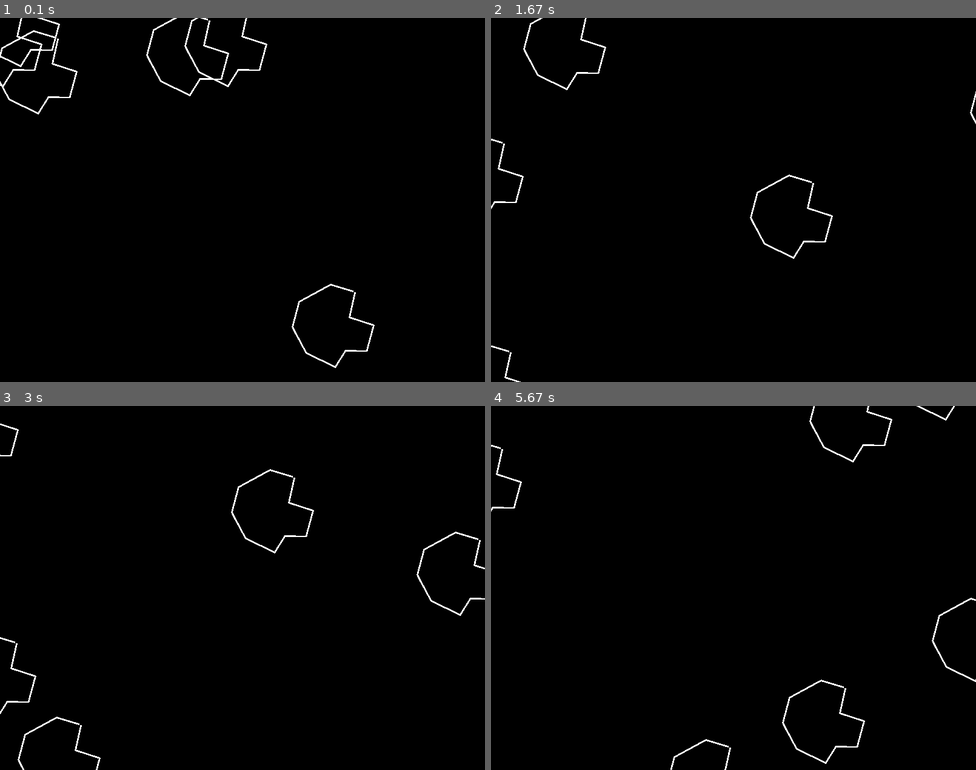
Above: before the commit, frames 1-4 (two rows, left to right).
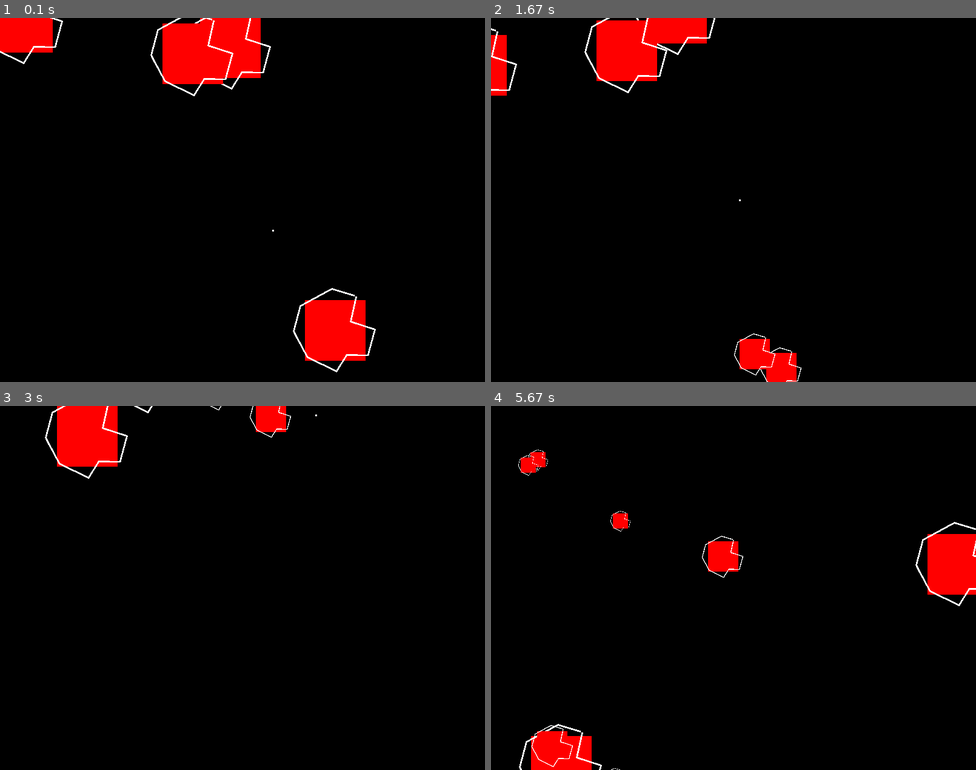
Above: after the commit, the same moments.

Repository: sd18spring/InteractiveProgramming
Game: pygame game, started from Asteroid.py
Same seed, same stepped clock (60 frames per second), same inputs: the game is played once before the commit and once after it.
Inputs:
- Up to frame 1 (0.1 s): no input
- Up to frame 2 (1.67 s): no input
- Up to frame 3 (3 s): no input
- Up to frame 4 (5.67 s): no input

The runs differ from the first frame. In frame 1, 7.4% of the frame differs, in the area x 0-78%, y 0-98%; in frame 2, 5.2%; in frame 3, 3.5%; in frame 4, 4.9%.

Commit message:
added projectile class

Diff:
--- a/Asteroid.py
+++ b/Asteroid.py
@@ -4,7 +4,7 @@
 import math
 import random
 class Asteroid():
-    def __init__(self,x,y,speed,direction):
+    def __init__(self,x,y,speed,direction,gameDisplay):
         self.x = x
         self.y = y
         self.speed = speed
@@ -13,9 +13,10 @@
         self.image.set_colorkey((0,0,0)) # Sets the Asteroids Blackness to be transparent
         self.w, self.h = self.image.get_size() # Gets the Asteroid's width and height
         self.destroyed = False
-    def update(self,gameDisplay):
+        self.gameDisplay = gameDisplay
+    def update(self):
         if(not self.destroyed): # once the asteroid is destroyed, it will stop redrawing the asteroid
-            width, height = gameDisplay.get_size() # gets the display's width and length
+            width, height = self.gameDisplay.get_size() # gets the display's width and length
             self.x = self.x + (self.speed * math.cos(self.direction))  # Sets the Asteroid's to a small change in space
             self.y = self.y + (self.speed * math.sin(self.direction))
             if(self.x >= width): # If the asteroid's coordinate goes outside of the window, set that coordinate to the other side of the map
@@ -26,54 +27,59 @@
                 self.y = 0 - self.h
             elif(self.y <= 0 - self.h):
                 self.y = height
-            self.rect = pygame.Rect((self.x,self.y),(self.x+self.w,self.y+self.h))
-            gameDisplay.blit(self.image,(self.x,self.y)) # draws the asteroid on the screen
+            self.rect = pygame.Rect((self.x + self.shrinkage / 2,self.y + self.shrinkage / 2),(self.w - self.shrinkage,self.h - self.shrinkage))
+            pygame.draw.rect(self.gameDisplay,(255,0,0),self.rect)
+            self.gameDisplay.blit(self.image,(self.x,self.y)) # draws the asteroid on the screen
 class LargeAsteroid(Asteroid):
-    def __init__(self,x,y,speed,direction):
-        super().__init__(x,y,speed,direction)
+    def __init__(self,x,y,speed,direction,gameDisplay):
+        super().__init__(x,y,speed,direction,gameDisplay)
         self.image = pygame.transform.scale(self.image,(self.w // 2,self.h // 2)) # scales the asteroid to size
         self.w,self.h = self.image.get_size()
-        self.rect = pygame.Rect((self.x,self.y),(self.x+self.w,self.y+self.h))
+        self.shrinkage = 50
+        self.rect = pygame.Rect((self.x + self.shrinkage / 2,self.y + self.shrinkage / 2),(self.w - self.shrinkage,self.h - self.shrinkage))
     def destroy(self):
         if(not self.destroyed):
             self.destroyed = True
             MedAster = []
             for i in range(2):
-                MedAster.append(MediumAsteroid(self.x,self.y,self.speed*1.5,random.uniform(0,2*math.pi))) #makes two more medium asteroids in it's place with random directions
+                MedAster.append(MediumAsteroid(self.x,self.y,self.speed*1.5,random.uniform(0,2*math.pi),self.gameDisplay)) #makes two more medium asteroids in it's place with random directions
             return MedAster
-        return None
+        return []
 class MediumAsteroid(Asteroid):
-    def __init__(self,x,y,speed,direction):
-        super().__init__(x,y,speed,direction)
+    def __init__(self,x,y,speed,direction,gameDisplay):
+        super().__init__(x,y,speed,direction,gameDisplay)
         self.image = pygame.transform.scale(self.image,(self.w // 4,self.h // 4)) # half as big as large asteroid
         self.w,self.h = self.image.get_size()
-        self.rect = pygame.Rect((self.x,self.y),(self.x+self.w,self.y+self.h))
+        self.shrinkage = 25
+        self.rect = pygame.Rect((self.x + self.shrinkage / 2,self.y + self.shrinkage / 2),(self.w - self.shrinkage,self.h - self.shrinkage))
     def destroy(self):
         if(not self.destroyed):
             self.destroyed = True
             SmallAster = []
             for i in range(2):
-                SmallAster.append(SmallAsteroid(self.x,self.y,self.speed*1.5,random.uniform(0,2*math.pi))) #makes two more medium asteroids in it's place with random directions
+                SmallAster.append(SmallAsteroid(self.x,self.y,self.speed*1.5,random.uniform(0,2*math.pi),self.gameDisplay)) #makes two more medium asteroids in it's place with random directions
             return SmallAster
-        return None
+        return []
 class SmallAsteroid(Asteroid):
-    def __init__(self,x,y,speed,direction):
-        super().__init__(x,y,speed,direction)
+    def __init__(self,x,y,speed,direction,gameDisplay):
+        super().__init__(x,y,speed,direction,gameDisplay)
         self.image = pygame.transform.scale(self.image,(self.w // 8,self.h // 8)) # half as big as large asteroid
         self.w,self.h = self.image.get_size()
-        self.rect = pygame.Rect((self.x,self.y),(self.x+self.w,self.y+self.h))
+        self.shrinkage = 12
+        self.rect = pygame.Rect((self.x + self.shrinkage / 2,self.y + self.shrinkage / 2),(self.w - self.shrinkage,self.h - self.shrinkage))
     def destroy(self):
         self.destroyed = True
+        return []
 class CollectionOfAsteroids():
     def __init__(self,gameDisplay,speed):
         self.listOfAsteroids = []
         self.gameDisplay = gameDisplay
         self.speed = speed
     def spawnAsteroids(self,numberOfAsteroids):
-        width, height = gameDisplay.get_size()
+        width, height = self.gameDisplay.get_size()
         listOfAsteroids = [] # initializes a list of asteroids to update
         listOfRects = []
-        sampleAsteroid = LargeAsteroid(0,0,0,0) # a sample asteroid to know where to spawn the asteroids in case we change the size later
+        sampleAsteroid = LargeAsteroid(0,0,0,0,self.gameDisplay) # a sample asteroid to know where to spawn the asteroids in case we change the size later
         smallArea = 100 # the area that asteroids are to spawn around the the edge
         for i in range(numberOfAsteroids):
             side = random.randint(1,4)
@@ -90,16 +96,21 @@
                 x = random.randint(-sampleAsteroid.w // 2,width - sampleAsteroid.w // 2)
                 y = random.randint(height-smallArea - sampleAsteroid.w // 2,height - sampleAsteroid.w // 2)
             direction = random.uniform(0,math.pi * 2) # initiate each asteroid with a random direction
-            listOfAsteroids.append(LargeAsteroid(x,y,self.speed,direction))
+            listOfAsteroids.append(LargeAsteroid(x,y,self.speed,direction,self.gameDisplay))
             listOfRects.append(listOfAsteroids[i].rect)
         self.listOfAsteroids = listOfAsteroids
         self.listOfRects = listOfRects
-    def updateAsteroids(self,gameDisplay):
+    def update(self):
         listOfRects = []
-        print(pygame.Rect.collidelistall(self.listOfRects[0],self.listOfRects))
-        for i in self.listOfAsteroids:
-            i.update(gameDisplay)
-            listOfRects.append(i.rect)
+        ListToDelete = []
+        for i in range(len(self.listOfAsteroids)):
+            if(self.listOfAsteroids[i].destroyed):
+                ListToDelete.append(i)
+            else:
+                self.listOfAsteroids[i].update()
+                listOfRects.append(self.listOfAsteroids[i].rect)
+        for j in reversed(ListToDelete):
+            del self.listOfAsteroids[j]
         self.listOfRects = listOfRects
     def destroyAll(self):
         sizeOfAsteroids = range(len(self.listOfAsteroids))
@@ -109,21 +120,101 @@
                 self.listOfAsteroids += newAsteroid # destroying all of the asteroids making them medium
         for i in sizeOfAsteroids:
             self.listOfAsteroids.pop(0)
+class Projectile():
+    def __init__(self,x,y,direction,gameDisplay):
+        size = 3
+        self.x = x
+        self.y = y
+        self.w = size
+        self.h = size
+        self.speed = 10
+        self.direction = direction
+        self.rect = ((self.x,self.y),(size,size))
+        self.image = pygame.Surface((size,size))
+        self.image.fill((255,255,255))
+        self.gameDisplay = gameDisplay
+        self.destroyed = False
+        self.distanceTravelled = 0
+        self.distanceWanted = 500
+    def update(self):
+        if(self.distanceTravelled < self.distanceWanted): # once the asteroid is destroyed, it will stop redrawing the asteroid
+            width, height = self.gameDisplay.get_size() # gets the display's width and length
+            self.x = self.x + (self.speed * math.cos(self.direction))  # Sets the Asteroid's to a small change in space
+            self.y = self.y + (self.speed * math.sin(self.direction))
+            self.distanceTravelled += self.speed
+            if(self.x >= width): # If the asteroid's coordinate goes outside of the window, set that coordinate to the other side of the map
+                self.x = 0 - self.w  # adding the width of the image to make sure that the image doesn't appear suddenly (the image's position is the top right of the image)
+            elif(self.x <= 0 - self.w): # same as above (makes it so that the whole image has to leave the screen for it to go to the other side)
+                self.x = width
+            if(self.y >= height):
+                self.y = 0 - self.h
+            elif(self.y <= 0 - self.h):
+                self.y = height
+            self.rect = pygame.Rect((self.x,self.y),(self.w,self.h))
+            pygame.draw.rect(self.gameDisplay,(0,255,0),self.rect)
+            self.gameDisplay.blit(self.image,(self.x,self.y)) # draws the asteroid on the screen
+        else:
+            self.destroy()
+    def destroy(self):
+        self.destroyed = True
+class CollectionOfProjectiles():
+    def __init__(self,gameDisplay):
+        self.listOfProjectiles = []
+        self.listOfRects = []
+        self.gameDisplay = gameDisplay
+    def addProjectile(self,x,y,direction):
+        self.listOfProjectiles.append(Projectile(x,y,direction,self.gameDisplay))
+    def update(self):
+        print(len(self.listOfProjectiles))
+        ListToDelete = []
+        for i in range(len(self.listOfProjectiles)):
+            if(self.listOfProjectiles[i].destroyed):
+                ListToDelete.append(i)
+            else:
+                self.listOfProjectiles[i].update()
+        for j in reversed(ListToDelete):
+            del self.listOfProjectiles[j]
+class listOfObjects():
+    def __init__(self,asteroids,proj):
+        self.Asteroids = asteroids
+        self.Projectiles = proj
+    def update(self):
+        self.Projectiles.update()
+        self.Asteroids.update()
+        print(len(self.Asteroids.listOfAsteroids),len(self.Asteroids.listOfRects))
+        for i in self.Projectiles.listOfProjectiles:
+            collisions = i.rect.collidelist(self.Asteroids.listOfRects)
+            if (collisions != -1):
+                self.Asteroids.listOfAsteroids += self.Asteroids.listOfAsteroids[collisions].destroy()
+                i.destroy()
+
+
 pygame.init()
 gameDisplay = pygame.display.set_mode((800,600))
 clock = pygame.time.Clock()
-CollAster = CollectionOfAsteroids(gameDisplay,2)
-CollAster.spawnAsteroids(6) # initiating a list of asteroids to keep track of
+numberOfAsteroids = 4
+CollAster = CollectionOfAsteroids(gameDisplay,1)
+CollAster.spawnAsteroids(numberOfAsteroids) # initiating a list of asteroids to keep track of
+proj = CollectionOfProjectiles(gameDisplay)
+proj.addProjectile(400,300,math.pi / 4)
 Black = (0,0,0) # black screen is the background
 gameDisplay.fill(Black)
-CollAster.updateAsteroids(gameDisplay) # testing the many asteroids spawn in the right spot
+AllThings = listOfObjects(CollAster,proj)
+AllThings.update() # testing the many asteroids spawn in the right spot
 pygame.display.update()
-
 running = True # for the exit of the game
+randomCounter = 0
 while running:
+    randomCounter += 1
+    if(randomCounter % 50 == 0):
+        AllThings.Projectiles.addProjectile(400,300,random.uniform(0,2*math.pi))
     gameDisplay.fill(Black)
-    CollAster.updateAsteroids(gameDisplay)# update each asteroid
+    AllThings.update()# update each asteroid
+    #proj.update()
     pygame.display.update()
+    if(len(AllThings.Asteroids.listOfAsteroids) == 0):
+        numberOfAsteroids += 1
+        AllThings.Asteroids.spawnAsteroids(numberOfAsteroids)
     clock.tick(60)
     for event in pygame.event.get():
         if event.type == pygame.QUIT:
